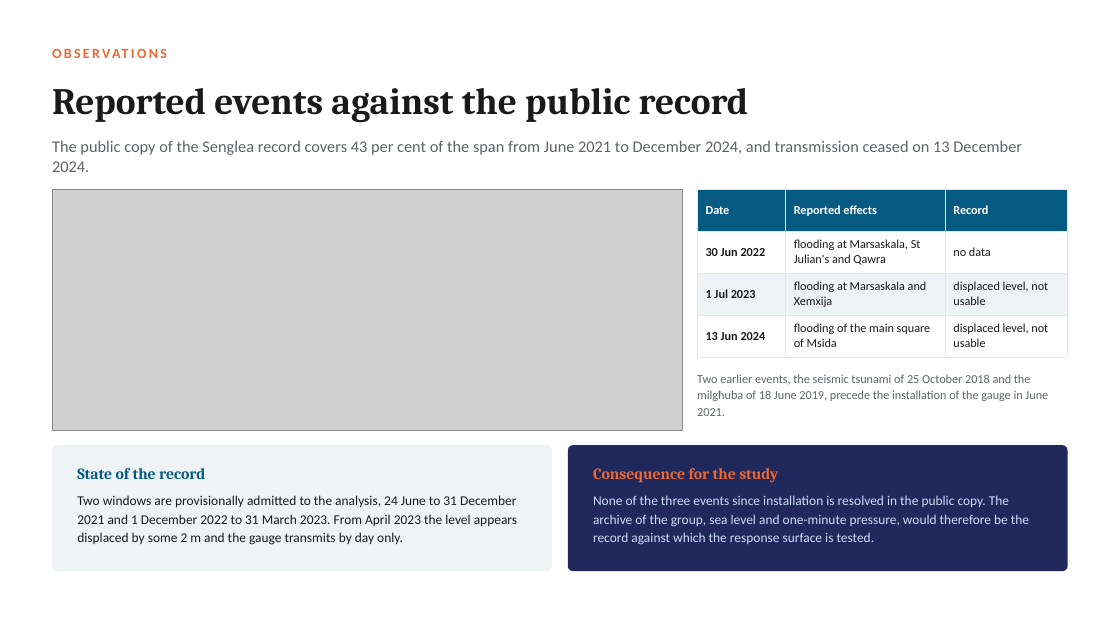
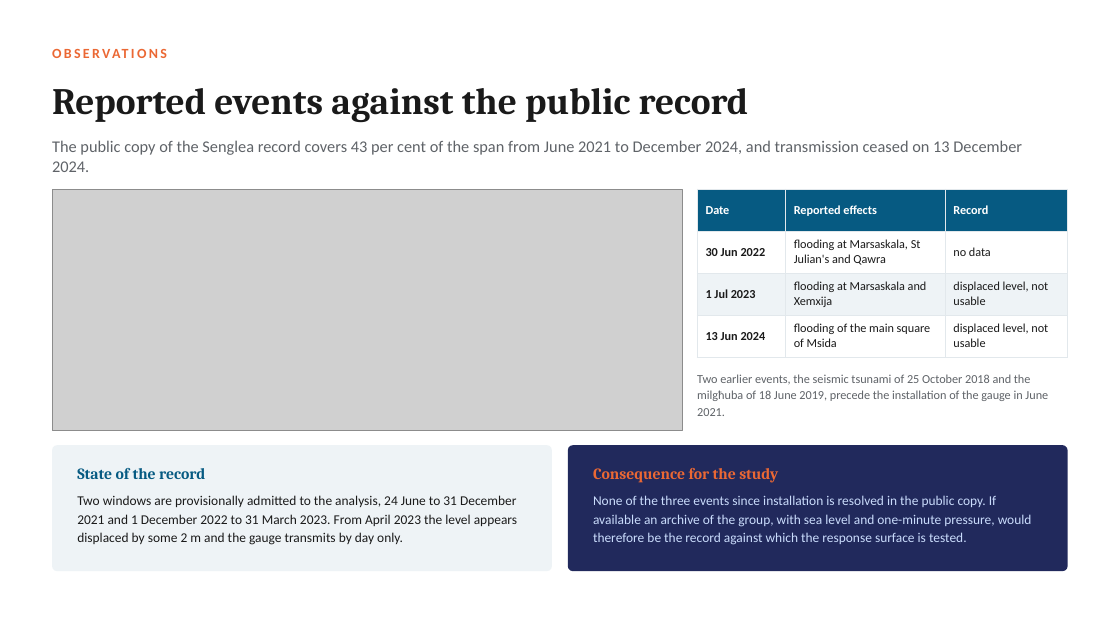
Before and after one commit to cicero-martins/MaltaDT, a slide deck: slide 7 of docs/valletta_model_concept_2026-10-08.pptx. Drawn at 1120x630 pixels with LibreOffice and Linux fonts; fonts in the diff are those of the drawing; grey boxes stand for pictures. Boxes give left, top, right and bottom in pixels: in the first picture for what was removed or moved away, otherwise in the second. Text is boxed around its words. In the diff, an @@ line names an element or a change of style, - is before the commit and + after.

Commit message:
docs(deck): condition the request for the archive on its availability
Edited in PowerPoint on the events slide of the full deck, and taken
into both generators and into the short deck.

```diff
--- a/docs/valletta_model_concept_2026-10-08.pptx
+++ b/docs/valletta_model_concept_2026-10-08.pptx
@@ text at [593,495,1032,545]: text changed @@
-None of the three events since installation is resolved in the public copy. The archive of the group, sea level and one-minute pressure, would therefore be the record against which the response surface is tested.
+None of the three events since installation is resolved in the public copy. If available an archive of the group, with sea level and one-minute pressure, would therefore be the record against which the response surface is tested.
```
Also in this commit, not shown: 5 other slides changed, 3 other files.
